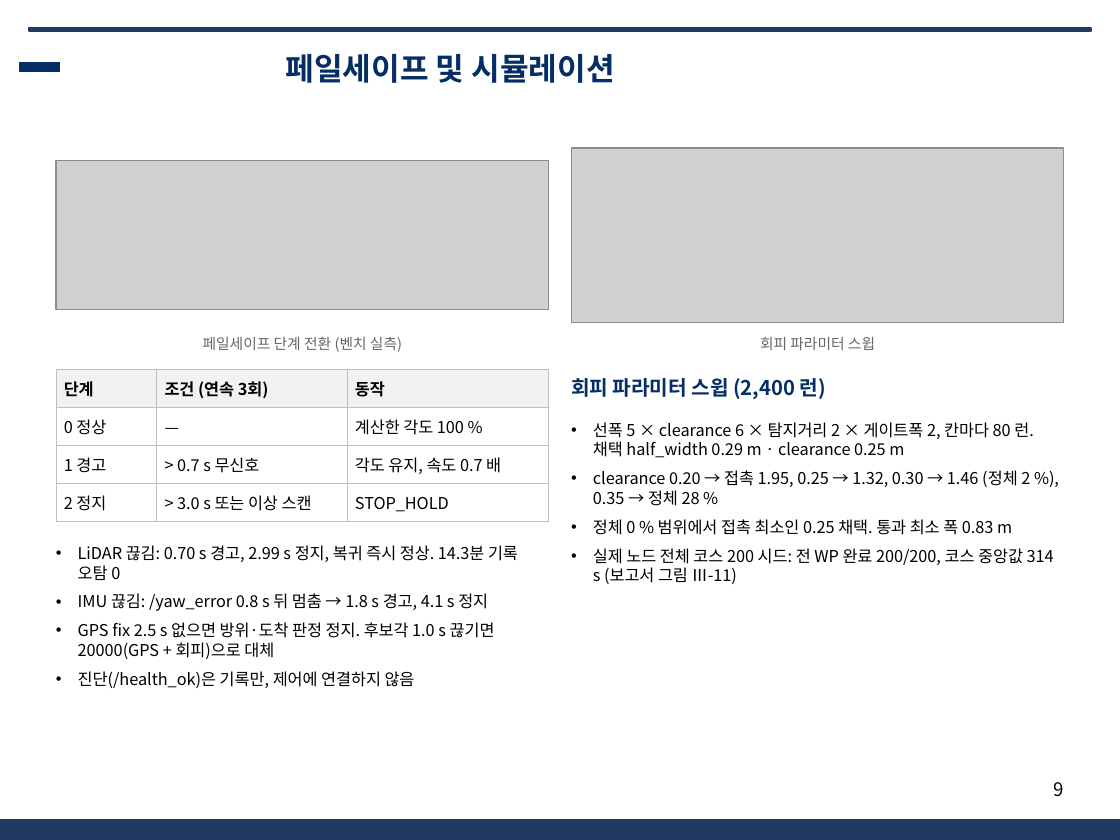
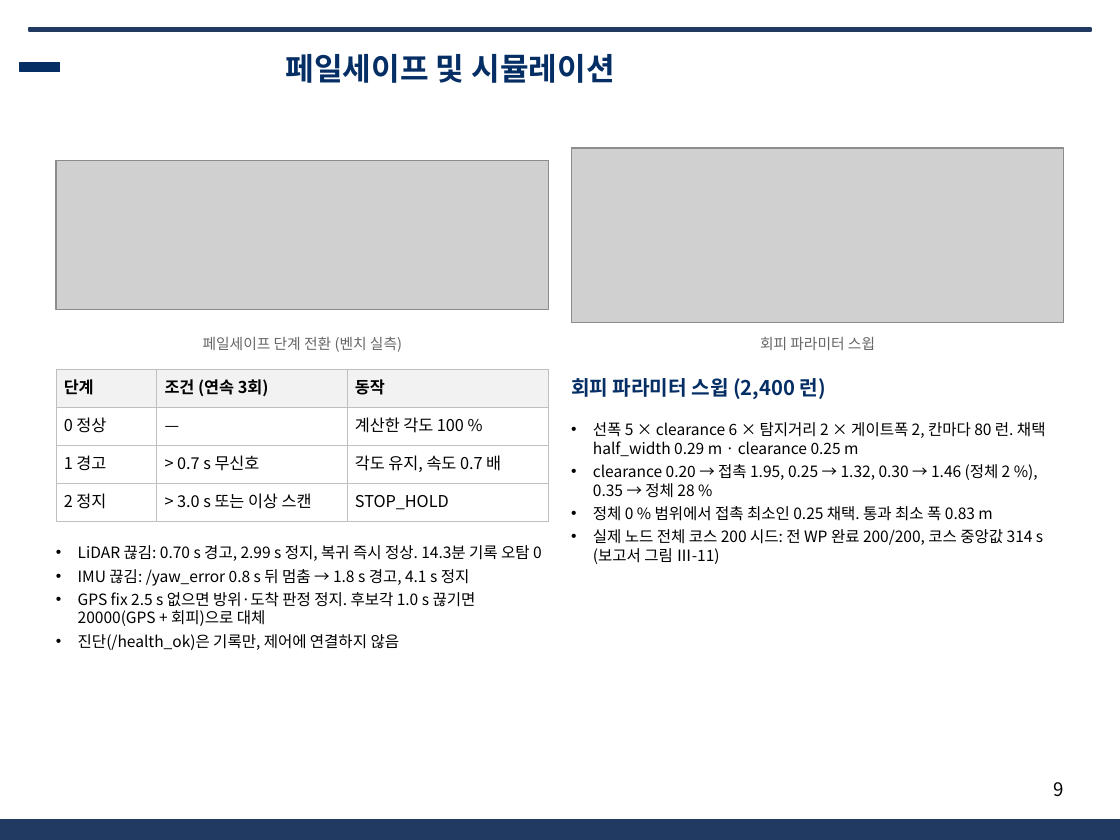
Before and after one commit to unmatsutake377-rgb/ros2_ws, a slide deck: slide 9 of docs/전달용/보고서_분담/발표자료_SSF_B.pptx. Drawn at 1120x840 pixels with LibreOffice and Linux fonts; fonts in the diff are those of the drawing; grey boxes stand for pictures; background and template pictures are left out. Boxes give left, top, right and bottom in pixels: in the first picture for what was removed or moved away, otherwise in the second. Text is boxed around its words. In the diff, an @@ line names an element or a change of style, - is before the commit and + after.

```diff
--- a/docs/전달용/보고서_분담/발표자료_SSF_B.pptx
+++ b/docs/전달용/보고서_분담/발표자료_SSF_B.pptx
@@ table at <box>56,370,549,514</box> @@
@@ line spacing 1 to 12.6pt @@
@@ text "선폭 5 × clearance 6 ..." at <box>593,422,1046,564</box>: size 10.5 to 10 pt; line spacing 1 to 12pt; less space between paragraphs @@
@@ text "LiDAR 끊김: 0.70 s 경고, ..." at <box>78,545,542,650</box>: size 10.5 to 10 pt; line spacing 1 to 12pt; less space between paragraphs @@
```
Also in this commit, not shown: 10 other slides changed, 4 other files.
